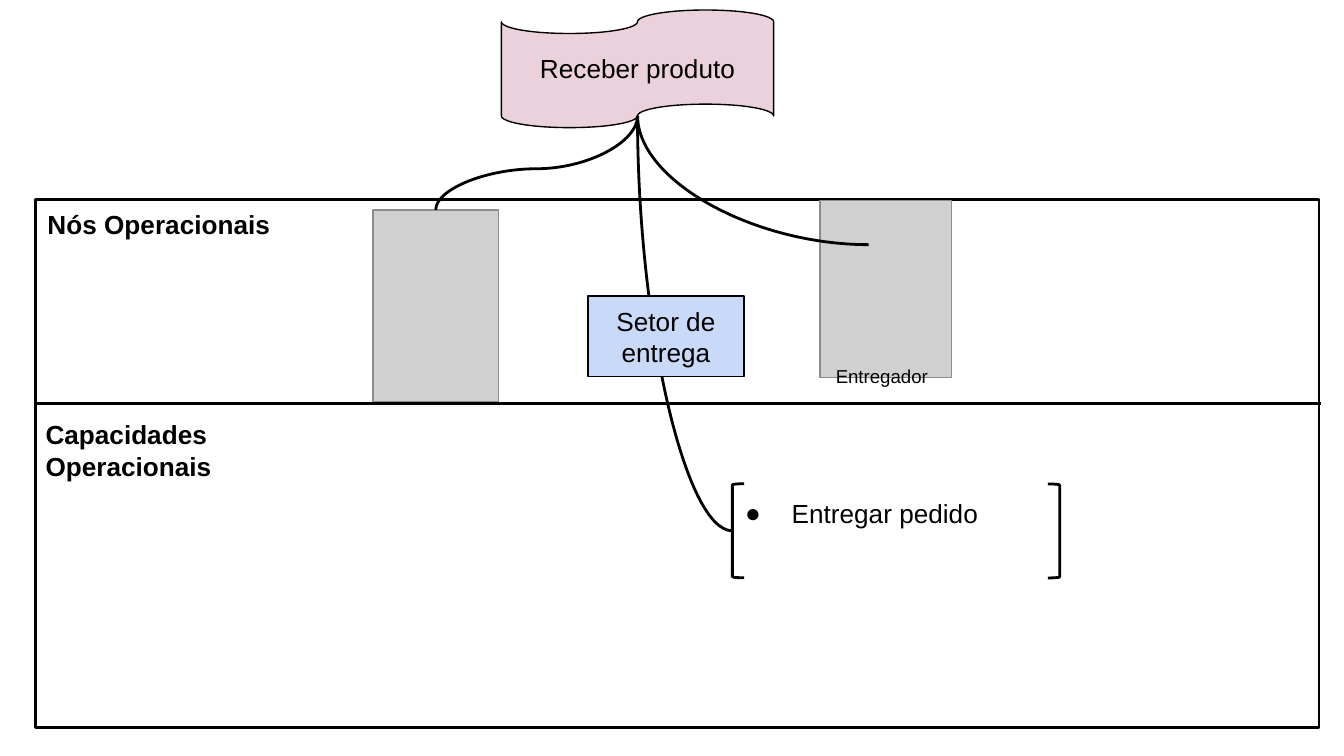
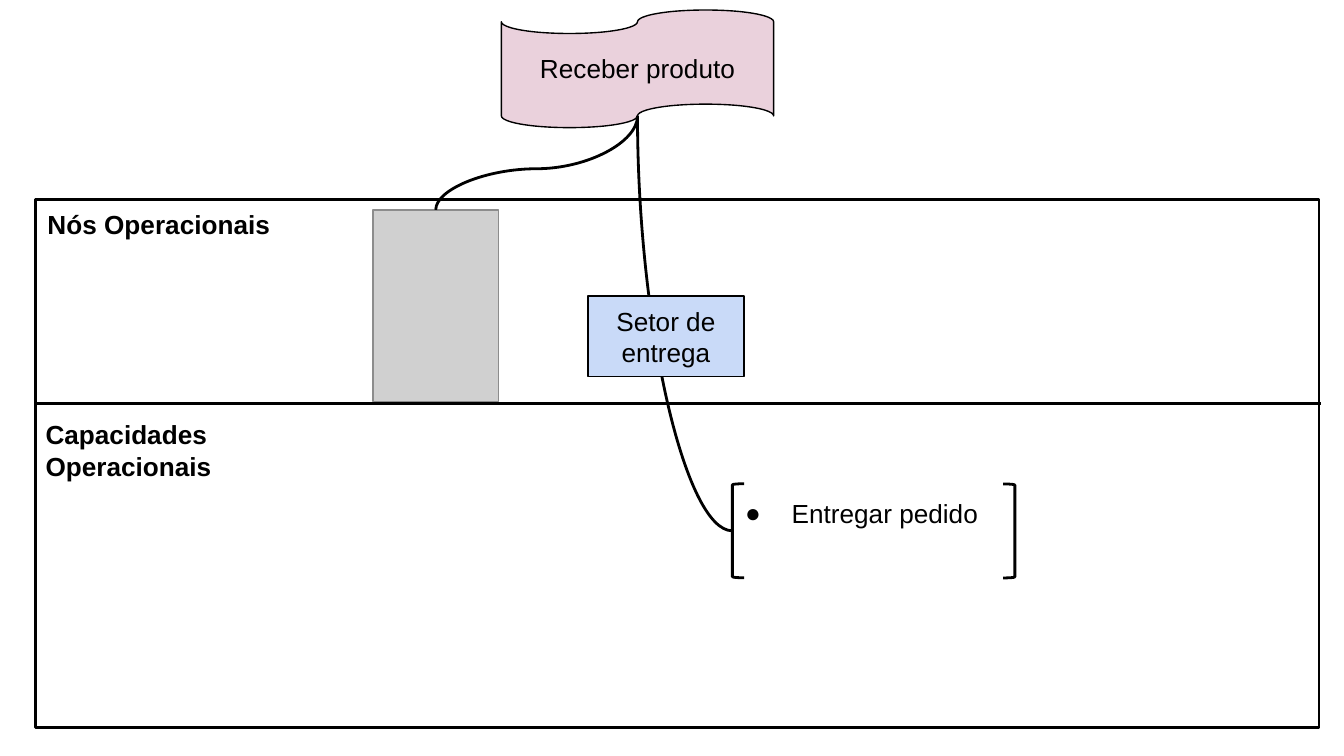
Before and after one commit to Vilela272/artefatos_OPE, a slide deck: slide 5 of 15. Arquitetura de negócio.pptx. Drawn at 1344x756 pixels with LibreOffice and Linux fonts; fonts in the diff are those of the drawing; grey boxes stand for pictures. Boxes give left, top, right and bottom in pixels: in the first picture for what was removed or moved away, otherwise in the second. Text is boxed around its words. In the diff, an @@ line names an element or a change of style, - is before the commit and + after.

```diff
--- a/15. Arquitetura de negócio.pptx
+++ b/15. Arquitetura de negócio.pptx
@@ curved line removed from (637, 116) to (868, 245) @@
@@ picture removed at (x1=820, y1=200, x2=952, y2=378) @@
@@ text removed at (x1=836, y1=369, x2=928, y2=388) @@
-Entregador
@@ right bracket moved from (x1=1048, y1=484, x2=1060, y2=578) to (x1=1003, y1=484, x2=1015, y2=578) @@
```
Also in this commit, not shown: 2 other slides changed, 26 other files.
